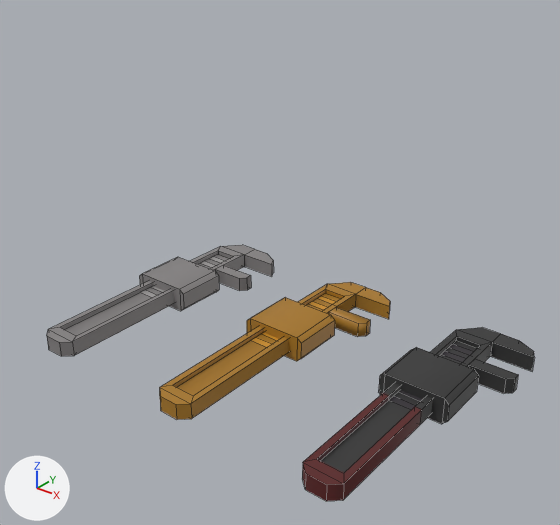
An edit to the FBX model Assets/Art/Models/Items/Functional/Tools/Generic/wrenches.fbx, drawn before and after from the same camera.
Before and after are seen from a 50 mm lens placed at (1.83, 0.033, 0.813), pointed at (1.068, 0.985, 0.223). Every picture has the same lights, and +X, +Y and +Z are marked at lower left. Mesh edges are drawn as thin lines. Where no turn or scale is listed for an object, it has been applied to the vertices.

The first picture shows 'wrench', 'wrench brass', 'wrench syndicate'.
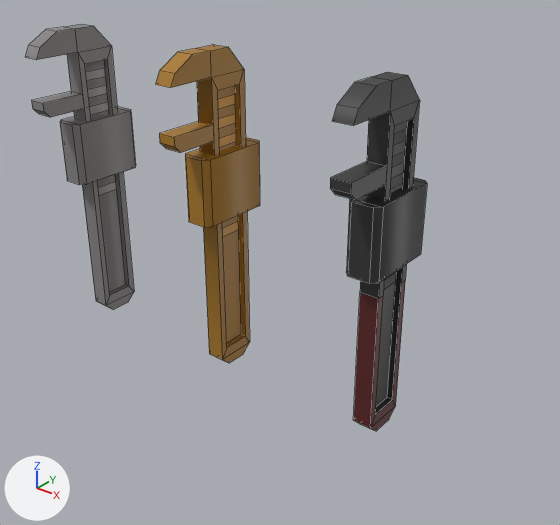
Location of each change, (x1, y1, x2, y2) in pixels of the pictures (560 x 525 px):
'wrench syndicate', reshaped, moved (58% narrower, 106% taller)
    before: (302, 327, 534, 501)
    after: (330, 72, 427, 431)
'wrench brass', reshaped, moved (55% narrower, 131% taller)
    before: (160, 282, 390, 419)
    after: (156, 45, 260, 363)
'wrench', reshaped, moved (51% narrower, 155% taller)
    before: (47, 245, 274, 356)
    after: (25, 24, 136, 309)

Edits to the bpy script that builds the scene:
```text
Change me_cube_007:
    where me_cube_007.from_pydata(...)  # 128 vertices, 87 faces; spans x -0.067..0.119, y -0.155..0.388, z -0.025..0.027
    used by ob_wrench_brass; location = (1.022, 0.9, 0.03)
    me_cube_007 part 3: the whole mesh is multiplied about the mesh origin by the matrix ((0.0, 0.0, -1.0), (-1.0, 0.0, 0.0), (0.0, 1.0, 0.0))
Change me_cube_010:
    where me_cube_010.from_pydata(...)  # 136 vertices, 95 faces; spans x -0.067..0.119, y -0.155..0.388, z -0.025..0.027
    used by ob_wrench_syndicate; location = (1.327, 0.9, 0.03)
    me_cube_010 part 2: the whole mesh is multiplied about the mesh origin by the matrix ((0.0, 0.0, -1.0), (-1.0, 0.0, 0.0), (0.0, 1.0, 0.0))
Change me_cube_008:
    where me_cube_008.from_pydata(...)  # 128 vertices, 87 faces; spans x -0.067..0.119, y -0.155..0.388, z -0.025..0.027
    used by ob_wrench; location = (0.714, 0.9, 0.03)
    me_cube_008 part 1: the whole mesh is multiplied about the mesh origin by the matrix ((0.0, 0.0, -1.0), (-1.0, 0.0, 0.0), (0.0, 1.0, 0.0))
Change ob_wrench_brass:
    ob_wrench_brass.location: (1.022, 0.9, 0.03) -> (1.022, 0.9, 0.211)
Change ob_wrench_syndicate:
    ob_wrench_syndicate.location: (1.327, 0.9, 0.03) -> (1.327, 0.9, 0.211)
Change ob_wrench:
    ob_wrench.location: (0.714, 0.9, 0.03) -> (0.714, 0.9, 0.211)
```
